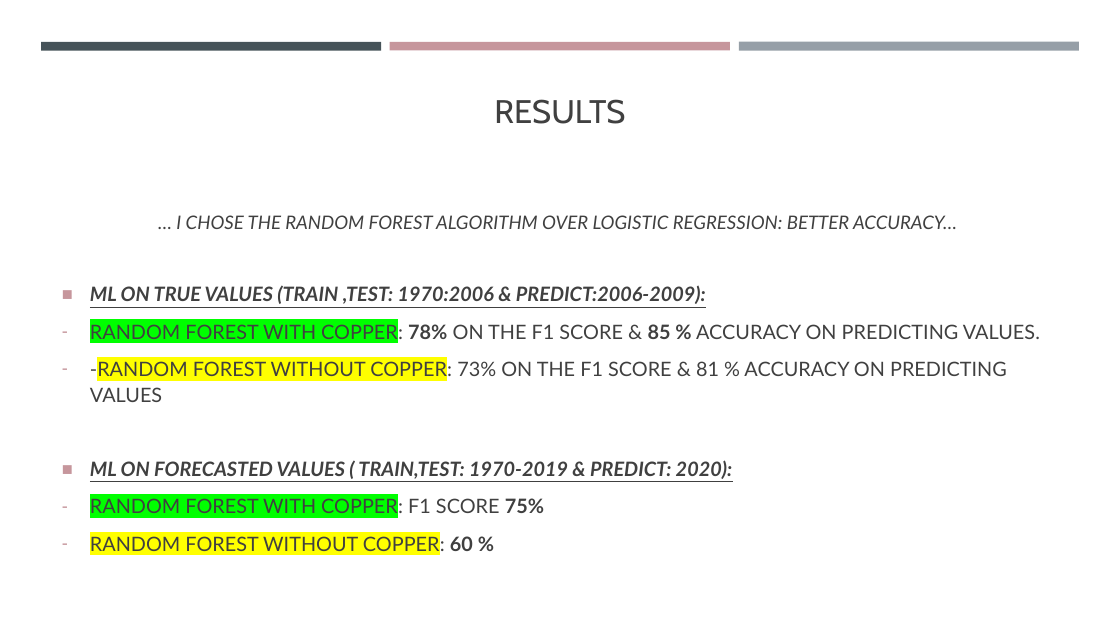
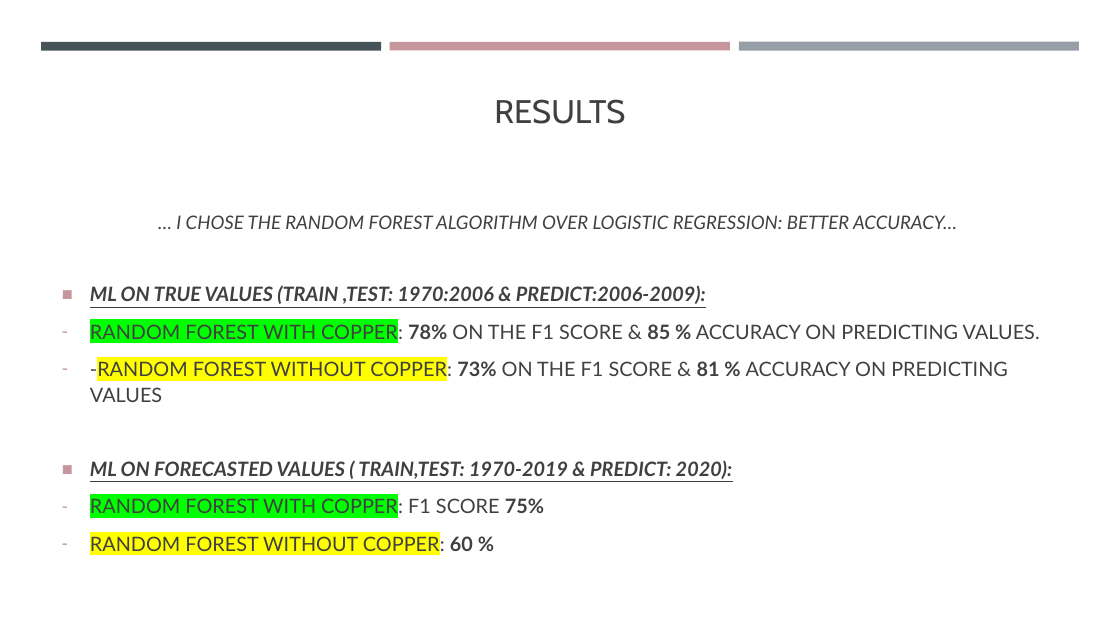
Before and after one commit to VladimirAutier/Project-Week-8-Final-Project, a slide deck: slide 9 of your-project/Final Project/Presentation & Eco insights/Copper, A New Economic Estimator ?.pptx. Drawn at 1120x630 pixels with LibreOffice and Linux fonts; fonts in the diff are those of the drawing. Boxes give left, top, right and bottom in pixels: in the first picture for what was removed or moved away, otherwise in the second. Text is boxed around its words. In the diff, an @@ line names an element or a change of style, - is before the commit and + after.

Commit message:
small modifiactions in the presentation

```diff
--- a/your-project/Final Project/Presentation & Eco insights/Copper, A New Economic Estimator ?.pptx
+++ b/your-project/Final Project/Presentation & Eco insights/Copper, A New Economic Estimator ?.pptx
@@ text at box(90, 359, 1008, 402): bold on in "73% 81 %" @@
```
Also in this commit, not shown: 1 other file.
